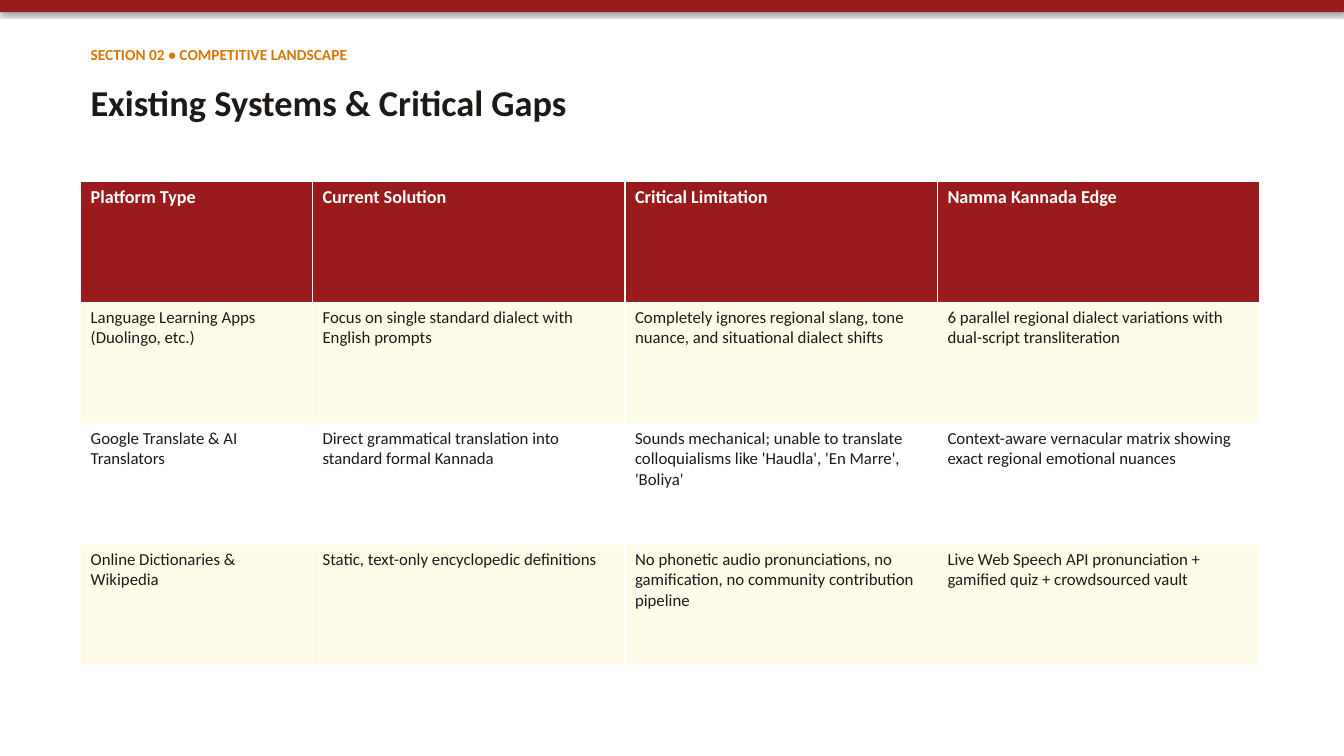
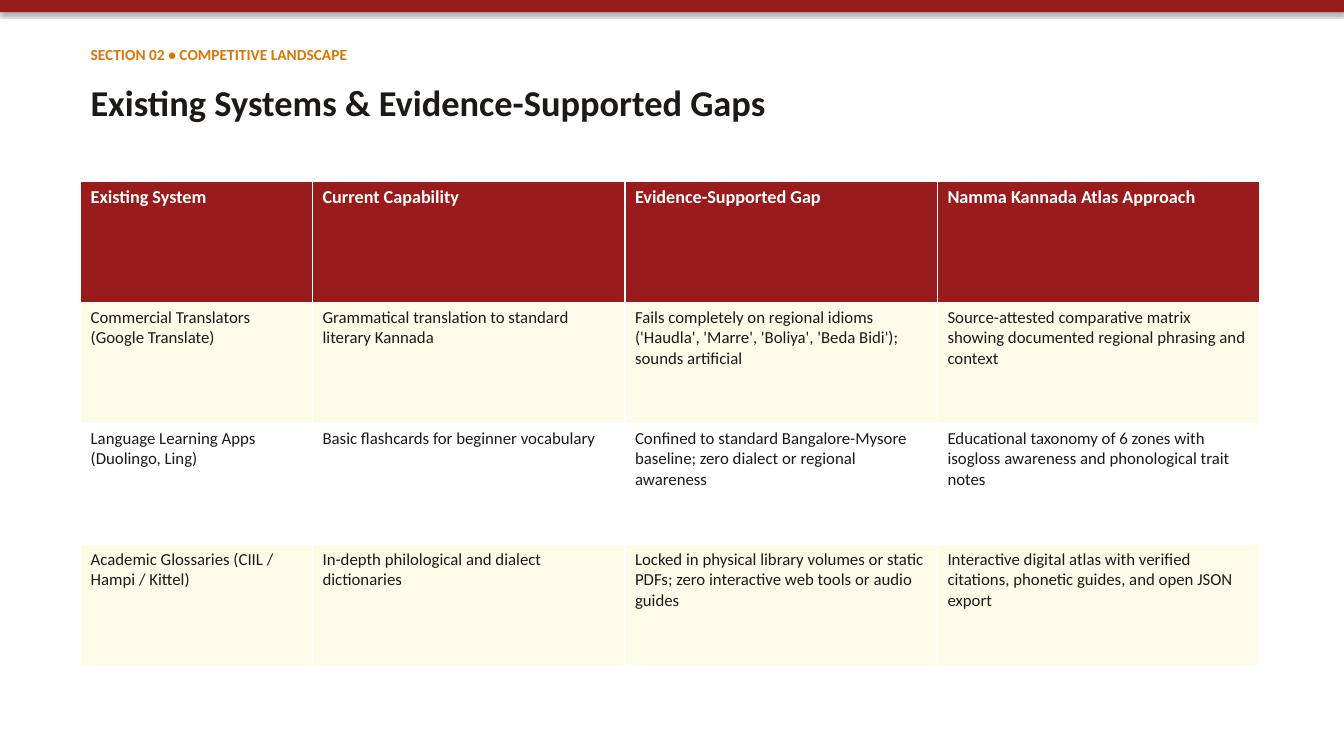
Before and after one commit to anandaram240-wq/yatrika-ai, a slide deck: slide 3 of Namma_Kannada_Regional_Explorer_Presentation.pptx. Drawn at 1344x756 pixels with LibreOffice and Linux fonts; fonts in the diff are those of the drawing. Boxes give left, top, right and bottom in pixels: in the first picture for what was removed or moved away, otherwise in the second. Text is boxed around its words. In the diff, an @@ line names an element or a change of style, - is before the commit and + after.

Commit message:
Forensic audit: ground linguistic citations, eliminate simulated accent scores, transparent synthetic audio disclosure, and harden data integrity

```diff
--- a/Namma_Kannada_Regional_Explorer_Presentation.pptx
+++ b/Namma_Kannada_Regional_Explorer_Presentation.pptx
@@ text at (91,90,765,122): text changed @@
-Existing Systems & Critical Gaps
+Existing Systems & Evidence-Supported Gaps
@@ table at (81,181,1260,665) @@
-row 1: Platform Type | Current Solution | Critical Limitation | Namma Kannada Edge
+row 1: Existing System | Current Capability | Evidence-Supported Gap | Namma Kannada Atlas Approach
-row 2: Language Learning Apps (Duolingo, etc.) | Focus on single standard dialect with English prompts | Completely ignores regional slang, tone nuance, and situational dialect shifts | 6 parallel regional dialect variations with dual-script transliteration
+row 2: Commercial Translators (Google Translate) | Grammatical translation to standard literary Kannada | Fails completely on regional idioms ('Haudla', 'Marre', 'Boliya', 'Beda Bidi'); sounds artificial | Source-attested comparative matrix showing documented regional phrasing and context
-row 3: Google Translate & AI Translators | Direct grammatical translation into standard formal Kannada | Sounds mechanical; unable to translate colloquialisms like 'Haudla', 'En Marre', 'Boliya' | Context-aware vernacular matrix showing exact regional emotional nuances
+row 3: Language Learning Apps (Duolingo, Ling) | Basic flashcards for beginner vocabulary | Confined to standard Bangalore-Mysore baseline; zero dialect or regional awareness | Educational taxonomy of 6 zones with isogloss awareness and phonological trait notes
-row 4: Online Dictionaries & Wikipedia | Static, text-only encyclopedic definitions | No phonetic audio pronunciations, no gamification, no community contribution pipeline | Live Web Speech API pronunciation + gamified quiz + crowdsourced vault
+row 4: Academic Glossaries (CIIL / Hampi / Kittel) | In-depth philological and dialect dictionaries | Locked in physical library volumes or static PDFs; zero interactive web tools or audio guides | Interactive digital atlas with verified citations, phonetic guides, and open JSON export
```
Also in this commit, not shown: 5 other slides changed, 18 other files.
